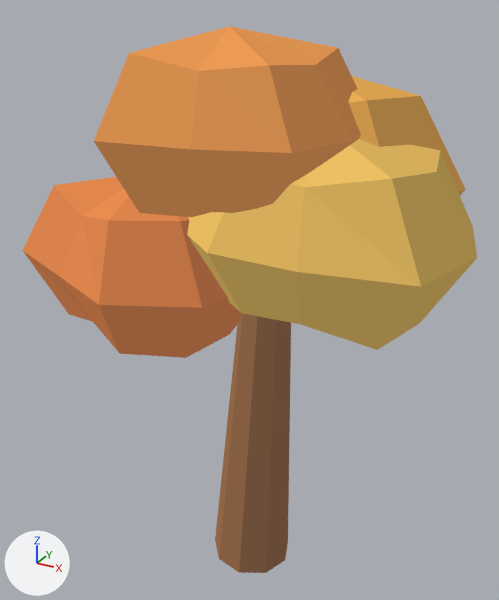
Before and after pictures for a commit that changed the glTF model assets/models/forage_6_autumn.glb.
The view is the same before and after, from a camera (50 mm lens) standing at (1.85, -3.4, 3.63) and looking at (-0.12, 0.18, 1.84). Arrows for +X, +Y and +Z are at lower left; the lights stay in place. The picture after the commit comes second. Vertices at exactly the same position are counted once.

Names of what the first picture shows: 'Rohstoff 6 · autumn'.
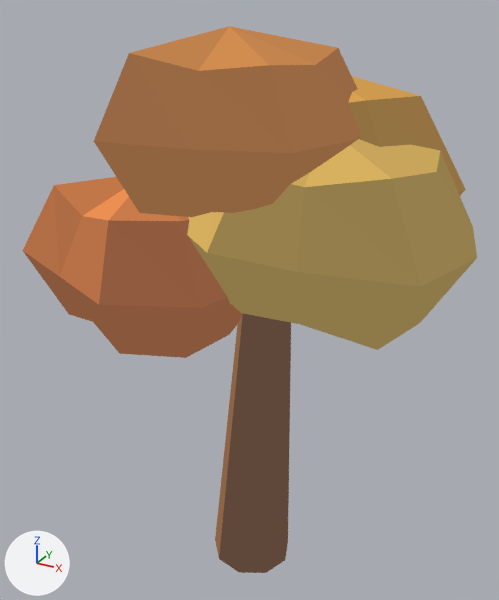
Scene script edits in JSON lines:
```json
{"block": "me_rohstoff_6___autumn", "where": "me_rohstoff_6___autumn.from_pydata(...)  # 134 vertices, 248 faces; spans x -1.46..1.3, y -0.84..1.15, z -0.01..3.5"}
{"block": "me_rohstoff_6___autumn", "where": "# used by ob_rohstoff_6___autumn; location = (0.0, 0.0, 0.0)"}
{"block": "me_rohstoff_6___autumn", "change": "me_rohstoff_6___autumn part 1: 155 faces centred in x -1.21..1.18, y -0.76..1.08, z -0.01..3.24 are repainted in the vertex colours; the middle colour goes from brown #9c6b3e to brown #8e6940"}
{"block": "me_rohstoff_6___autumn", "change": "me_rohstoff_6___autumn part 2: 49 faces centred in x -1.28..0.84, y -0.63..0.91, z 2.25..3.41 are repainted in the vertex colours; the middle colour goes from orange #e2a053 to orange #fdad5b"}
{"block": "me_rohstoff_6___autumn", "change": "me_rohstoff_6___autumn part 3: 44 faces centred in x -1.33..0.93, y -0.65..1.07, z 0.76..3.41 are repainted in the vertex colours; the middle colour goes from brown #a47a43 to orange #c48a4d"}
```

What differs and where, as boxes [x1, y1, x2, y2] in the pictures (499 x 600 px):
```json
{"part": 1, "of": "me_rohstoff_6___autumn", "change": "recoloured", "before": [23, 48, 477, 573], "after": [23, 48, 477, 573]}
{"part": 2, "of": "me_rohstoff_6___autumn", "change": "recoloured", "before": [83, 26, 440, 252], "after": [83, 26, 440, 252]}
{"part": 3, "of": "me_rohstoff_6___autumn", "change": "recoloured", "before": [54, 26, 337, 305], "after": [54, 26, 337, 305]}
```
